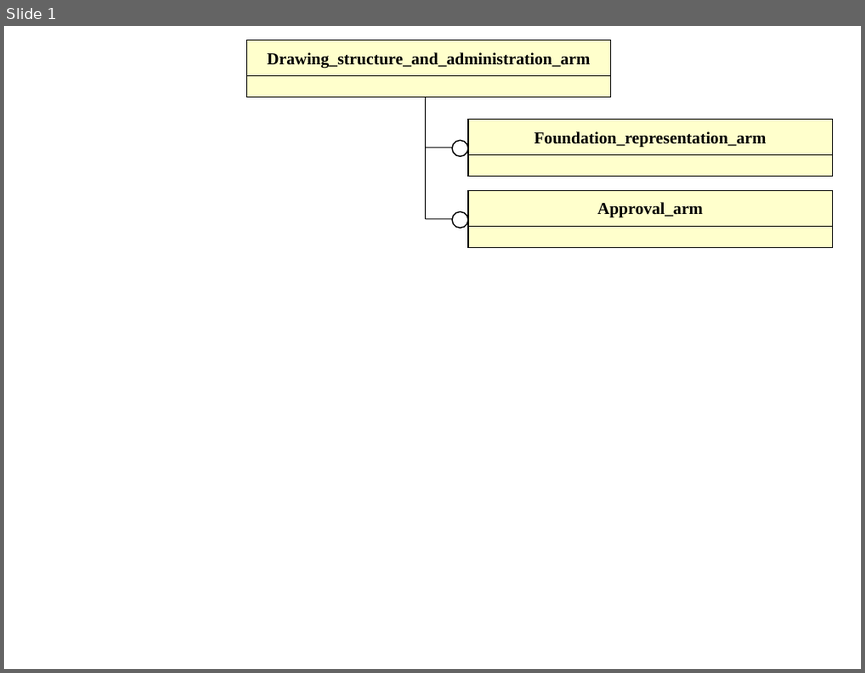
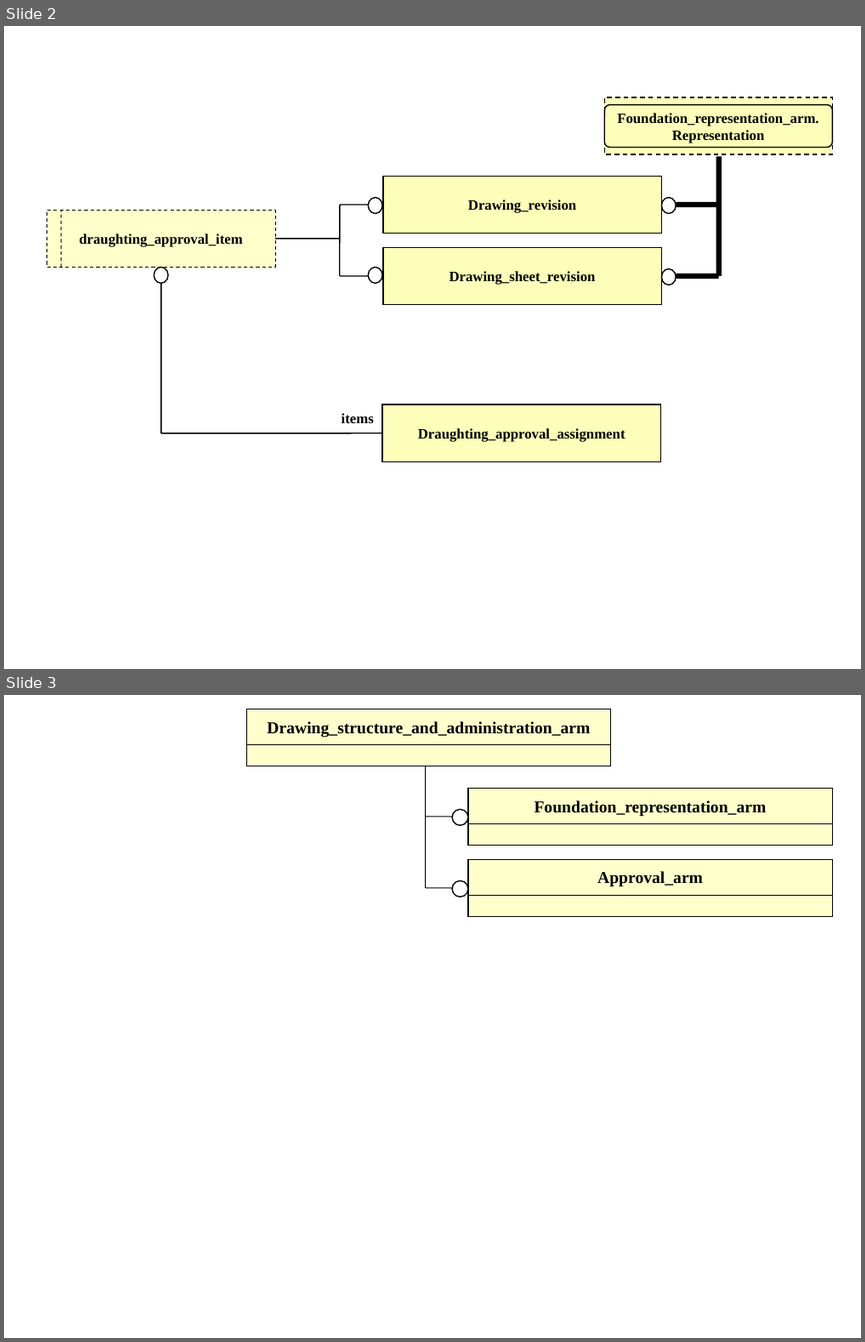
Before and after one commit to starseeker/stepmod_mirror, a slide deck: data/modules/drawing_structure_and_administration/drawing_structure_and_administration.ppt. Shown one above the other, each under a label of ours: slide 1 before the commit, slides 2 and 3 after it. The pictures are 865x673 and 865x1342 pixels, drawn with LibreOffice and Linux fonts; fonts in the diff are those of the drawing. Boxes give left, top, right and bottom in pixels: in the first picture for what was removed or moved away, otherwise in the second. Text is boxed around its words. In the diff, an @@ line names an element or a change of style, - is before the commit and + after.

Commit message:
remove reference to Approval module

```diff
--- a/data/modules/drawing_structure_and_administration/drawing_structure_and_administration.ppt
+++ b/data/modules/drawing_structure_and_administration/drawing_structure_and_administration.ppt
@@ slide 2 added at (4,26,861,669), background #FFFFFF @@
@@ rectangle added at (605,97,833,154), fill #FCFEB9, outline #000000 0.99 pt dashed, 12 pt, text #000000, bold @@
+Foundation_representation_arm.
+Representation
@@ rounded rectangle added at (605,105,833,147), outline #000000 0.99 pt @@
@@ rectangle added at (383,176,661,233), fill #FCFEB9, outline #000000 0.99 pt, 12 pt, text #000000, bold @@
+Drawing_revision
@@ line added from (719, 156) to (719, 276), #000000 4.51 pt @@
@@ ellipse added at (368,198,383,214), fill #FFFFFF, outline #000000 0.99 pt @@
@@ ellipse added at (661,198,676,214), fill #FFFFFF, outline #000000 0.99 pt @@
@@ rectangle added at (46,210,276,267), fill #FFFFCC, outline #000000 0.74 pt dashed, 12 pt, text #000000, bold @@
+draughting_approval_item
@@ line added from (61, 267) to (62, 210), #000000 0.74 pt dashed @@
@@ line added from (340, 276) to (340, 204), #000000 0.99 pt @@
@@ line added from (340, 204) to (368, 204), #000000 0.99 pt @@
@@ line added from (676, 204) to (719, 204), #000000 4.51 pt @@
@@ line added from (276, 238) to (340, 238), #000000 0.99 pt @@
@@ rectangle added at (383,247,661,305), fill #FCFEB9, outline #000000 0.99 pt, 12 pt, text #000000, bold @@
+Drawing_sheet_revision
@@ ellipse added at (154,267,169,283), fill #FFFFFF, outline #000000 0.99 pt @@
@@ line added from (340, 276) to (368, 276), #000000 0.99 pt @@
@@ ellipse added at (368,267,383,283), fill #FFFFFF, outline #000000 0.99 pt @@
@@ ellipse added at (661,268,676,284), fill #FFFFFF, outline #000000 0.99 pt @@
@@ line added from (676, 276) to (719, 276), #000000 4.51 pt @@
@@ line added from (160, 283) to (160, 433), #000000 0.99 pt @@
@@ rectangle added at (383,405,661,462), fill #FCFEB9, outline #000000 0.99 pt, 12 pt, text #000000, bold @@
+Draughting_approval_assignment
@@ line added from (383, 433) to (160, 433), #000000 0.99 pt @@
@@ text added at (341,413,374,423), 12 pt, text #000000, bold @@
+items
@@ what was slide 1 is now slide 3 @@
```
Also in this commit, not shown: 1 other slide added, 7 other files.
